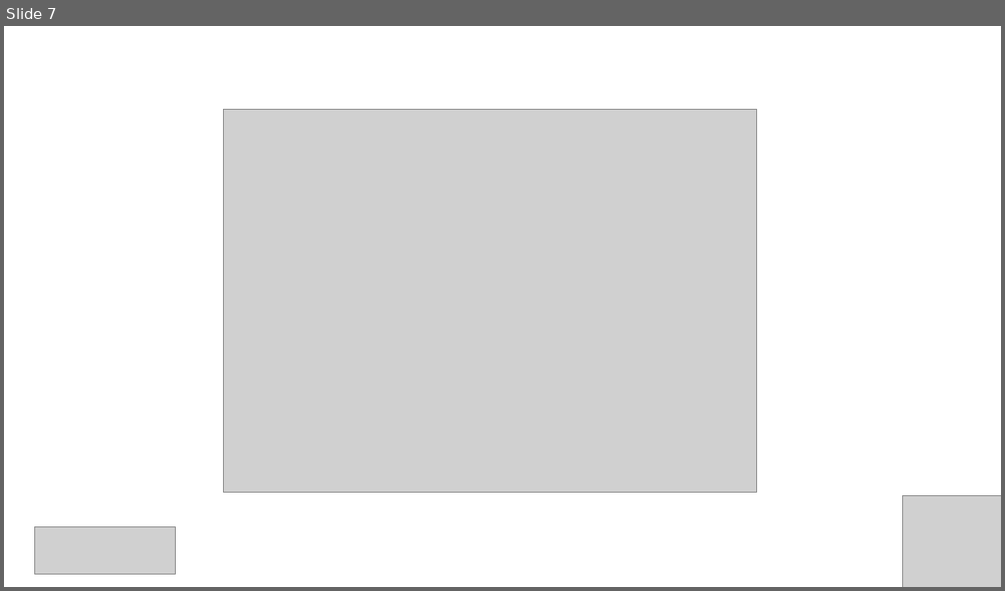
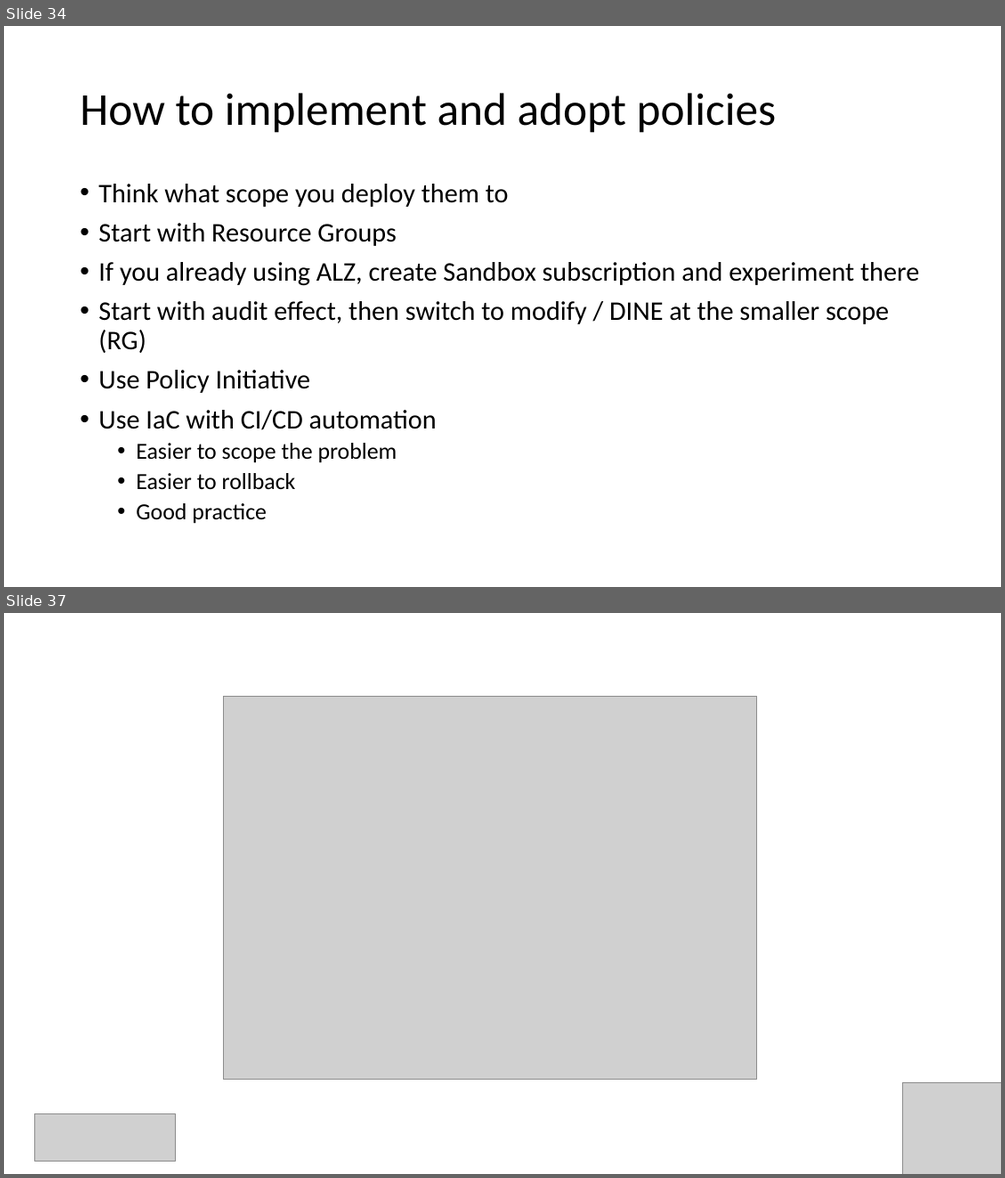
Before and after one commit to Infrastructure-AsCode/azure-policy-101, a slide deck: slides/workling-with-azure-policies.pptx. Shown one above the other, each under a label of ours: slide 7 before the commit, slides 34 and 37 after it; the slides between them are not shown. The pictures are 1005x591 and 1005x1178 pixels, drawn with LibreOffice and Linux fonts; fonts in the diff are those of the drawing; grey boxes stand for pictures. Boxes give left, top, right and bottom in pixels: in the first picture for what was removed or moved away, otherwise in the second. Text is boxed around its words. In the diff, an @@ line names an element or a change of style, - is before the commit and + after.

Commit message:
PPT

```diff
--- a/slides/workling-with-azure-policies.pptx
+++ b/slides/workling-with-azure-policies.pptx
@@ slide 34 added at box(4, 26, 1001, 587), background #FFFFFF @@
@@ title added at box(80, 93, 776, 133), 44 pt, text #000000 @@
+How to implement and adopt policies
@@ text added at box(98, 184, 919, 524), 25.9 pt, text #000000 @@
+• Think what scope you deploy them to
+• Start with Resource Groups
+• If you already using ALZ, create Sandbox subscription and experiment there
+• Start with audit effect, then switch to modify / DINE at the smaller scope (RG)
+• Use Policy Initiative
+• Use IaC with CI/CD automation
+  • Easier to scope the problem
+  • Easier to rollback
+  • Good practice
@@ what was slide 7 is now slide 37 @@
```
Also in this commit, not shown: 29 other slides added.
